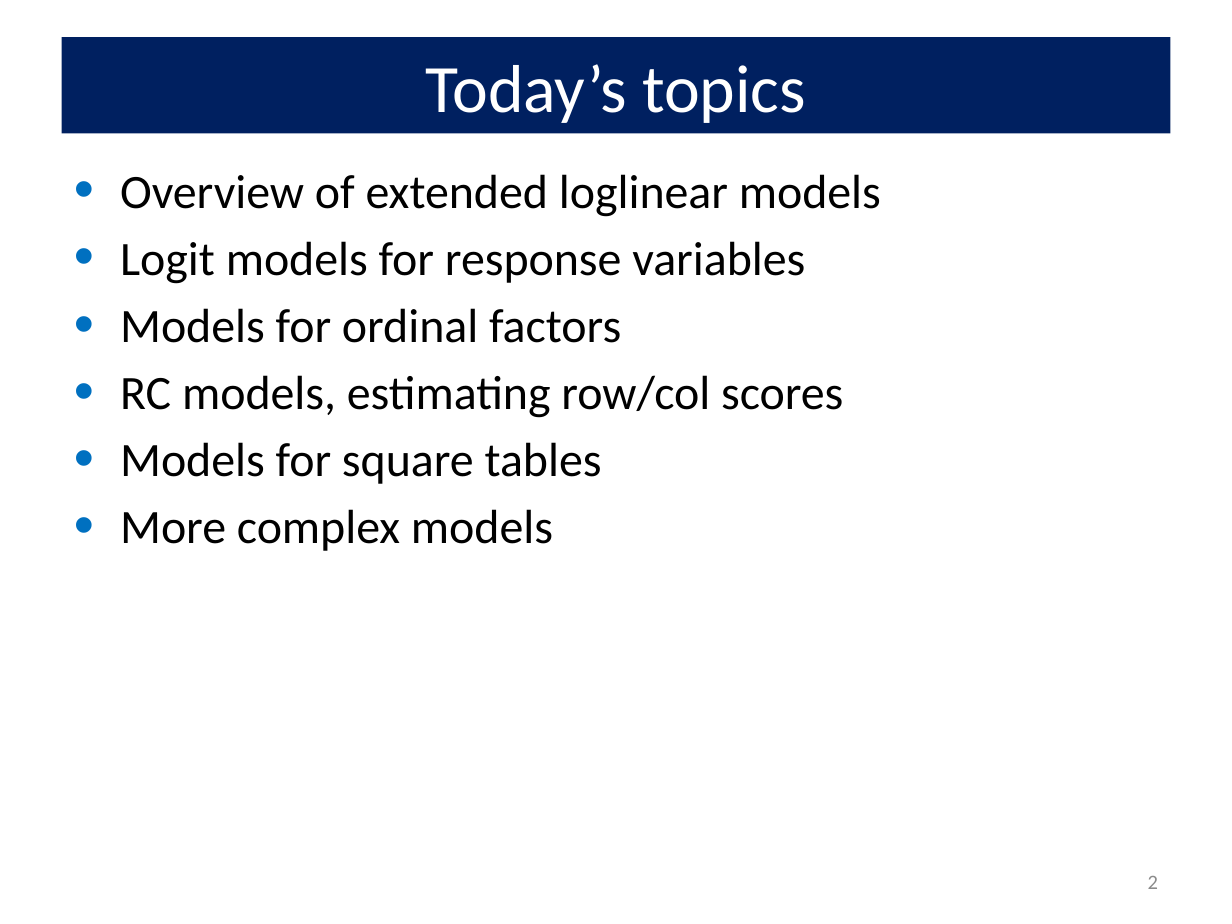
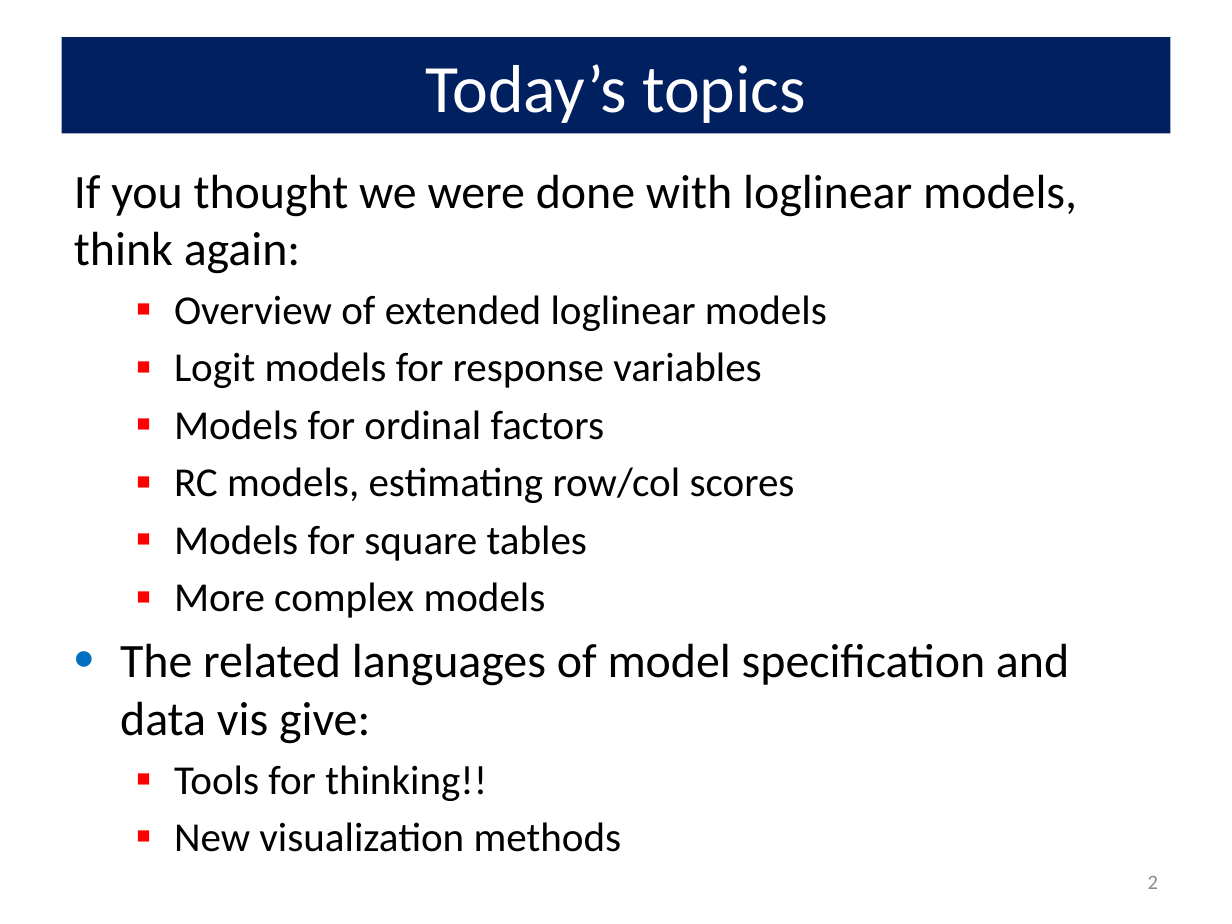
Before and after one commit to friendly/psy6136, a slide deck: slide 2 of docs/lectures/08-Loglin2.pptx. Drawn at 1232x924 pixels with LibreOffice and Linux fonts; fonts in the diff are those of the drawing. Boxes give left, top, right and bottom in pixels: in the first picture for what was removed or moved away, otherwise in the second. Text is boxed around its words. In the diff, an @@ line names an element or a change of style, - is before the commit and + after.

```diff
--- a/docs/lectures/08-Loglin2.pptx
+++ b/docs/lectures/08-Loglin2.pptx
@@ text at [74, 174, 1077, 274]: paragraph added @@
+If you thought we were done with loglinear models, think again:
@@ text at [174, 295, 827, 618]: size 28 to 24 pt in "Overview of extended loglinear models", "Logit models for response variables", "Models for ordinal factors", "RC models, estimating row/col scores" and 2 more places; bullet • to ▪; list level 1 to 2 in "Overview of extended loglinear models"; bullet colour #0070C0 to #FF0000; list level 1 to 2 in "Logit models for response variables"; list level 1 to 2 in "Models for ordinal factors"; list level 1 to 2 in "RC models, estimating row/col scores"; list level 1 to 2 in "Models for square tables"; list level 1 to 2 in "More complex models" @@
@@ text at [120, 643, 1069, 852]: paragraphs added @@
+• The related languages of model specification and data vis give:
+  ▪ Tools for thinking!!
+  ▪ New visualization methods
```
Also in this commit, not shown: 30 other slides changed, 3 slides added, 26 other files.
